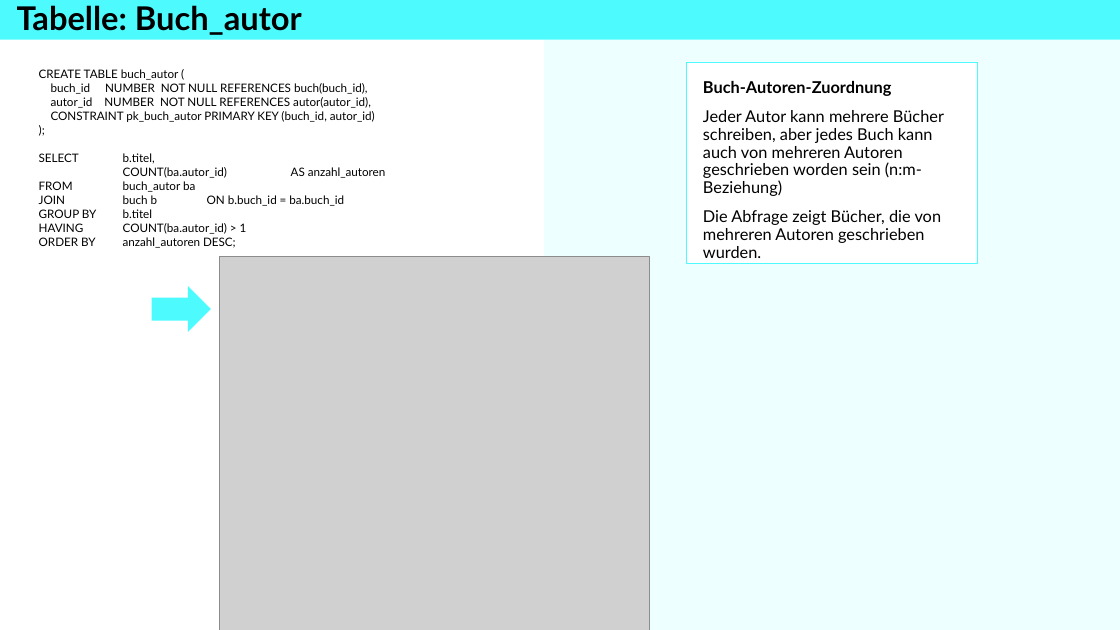
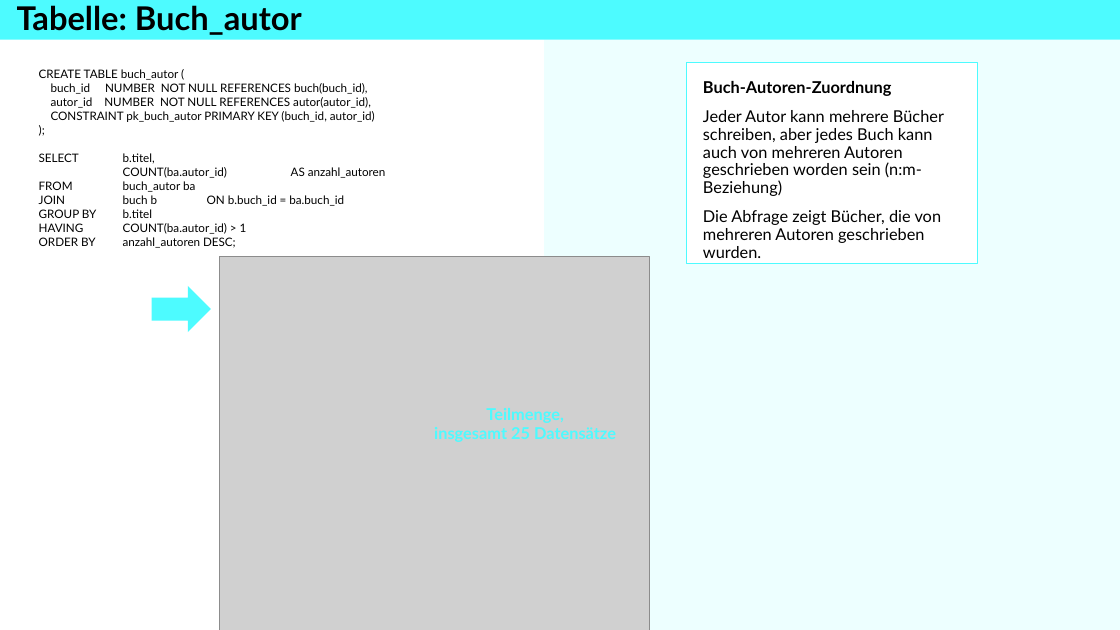
Before and after one commit to superdent/iu_datamart, a slide deck: slide 10 of dokumentation/phase2.pptx. Drawn at 1120x630 pixels with LibreOffice and Linux fonts; fonts in the diff are those of the drawing; grey boxes stand for pictures. Boxes give left, top, right and bottom in pixels: in the first picture for what was removed or moved away, otherwise in the second. Text is boxed around its words. In the diff, an @@ line names an element or a change of style, - is before the commit and + after.

```diff
--- a/dokumentation/phase2.pptx
+++ b/dokumentation/phase2.pptx
@@ text added at (434, 408, 616, 442), 14 pt, text #4DFBFF, bold @@
+Teilmenge,
+insgesamt 25 Datensätze
```
Also in this commit, not shown: 16 other slides changed, 3 slides added, 1 slide removed, 6 other files.
